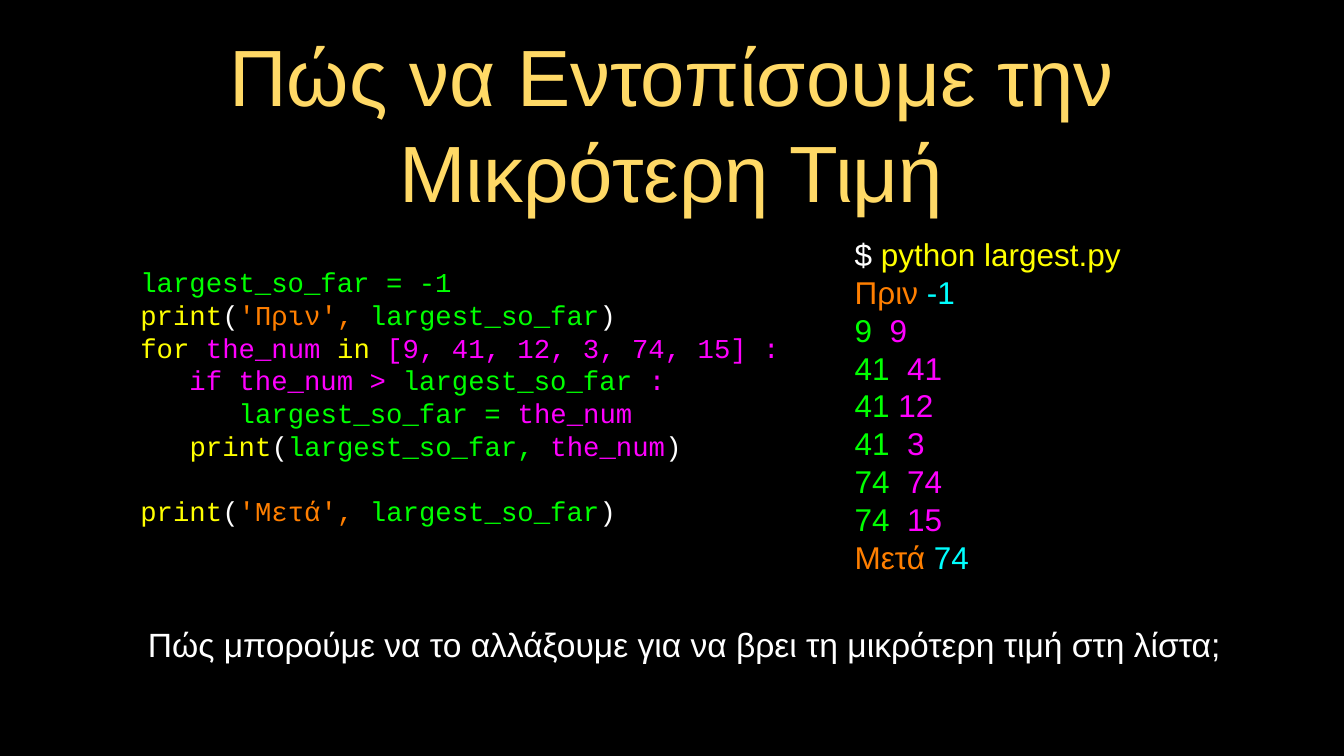
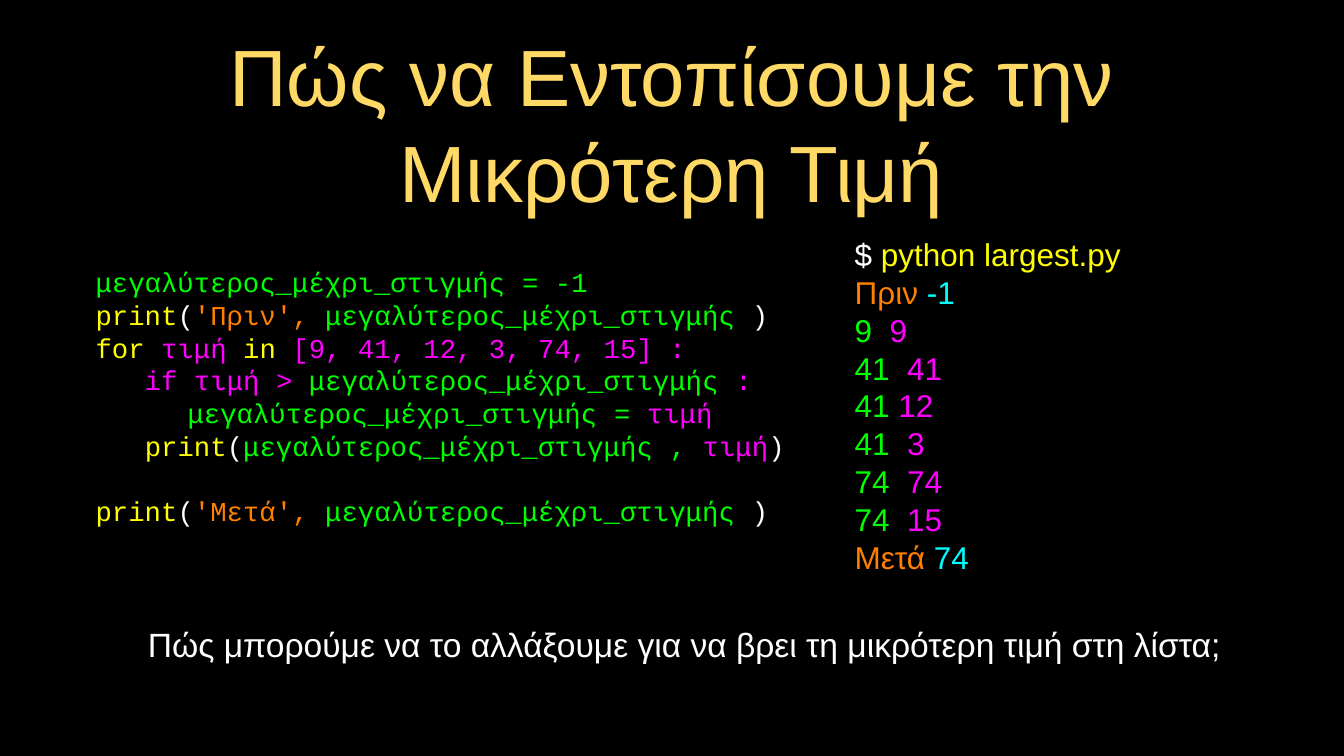
Before and after one commit to csev/py4e, a slide deck: slide 47 of lectures3/gr/Pythonlearn-05-Iterations.pptx. Drawn at 1344x756 pixels with LibreOffice and Linux fonts; fonts in the diff are those of the drawing. Boxes give left, top, right and bottom in pixels: in the first picture for what was removed or moved away, otherwise in the second. Text is boxed around its words. In the diff, an @@ line names an element or a change of style, - is before the commit and + after.

```diff
--- a/lectures3/gr/Pythonlearn-05-Iterations.pptx
+++ b/lectures3/gr/Pythonlearn-05-Iterations.pptx
@@ text at (96,273,785,527): text changed @@
-largest_so_far = -1
-print('Πριν', largest_so_far)
-for the_num in [9, 41, 12, 3, 74, 15] :
-if the_num > largest_so_far :
-largest_so_far = the_num
-print(largest_so_far, the_num)
-print('Μετά', largest_so_far)
+μεγαλύτερος_μέχρι_στιγμής = -1
+print('Πριν', μεγαλύτερος_μέχρι_στιγμής )
+for τιμή in [9, 41, 12, 3, 74, 15] :
+if τιμή > μεγαλύτερος_μέχρι_στιγμής :
+μεγαλύτερος_μέχρι_στιγμής = τιμή
+print(μεγαλύτερος_μέχρι_στιγμής , τιμή)
+print('Μετά', μεγαλύτερος_μέχρι_στιγμής )
```
Also in this commit, not shown: 24 other slides changed, 9 other files.
